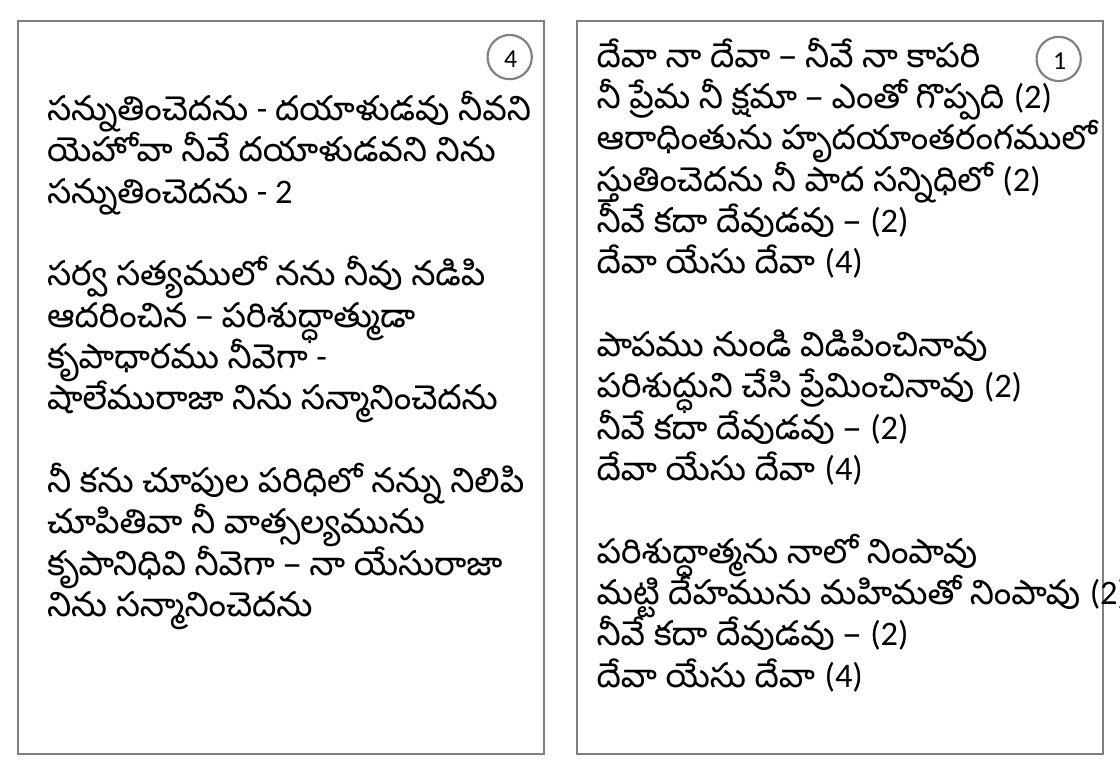
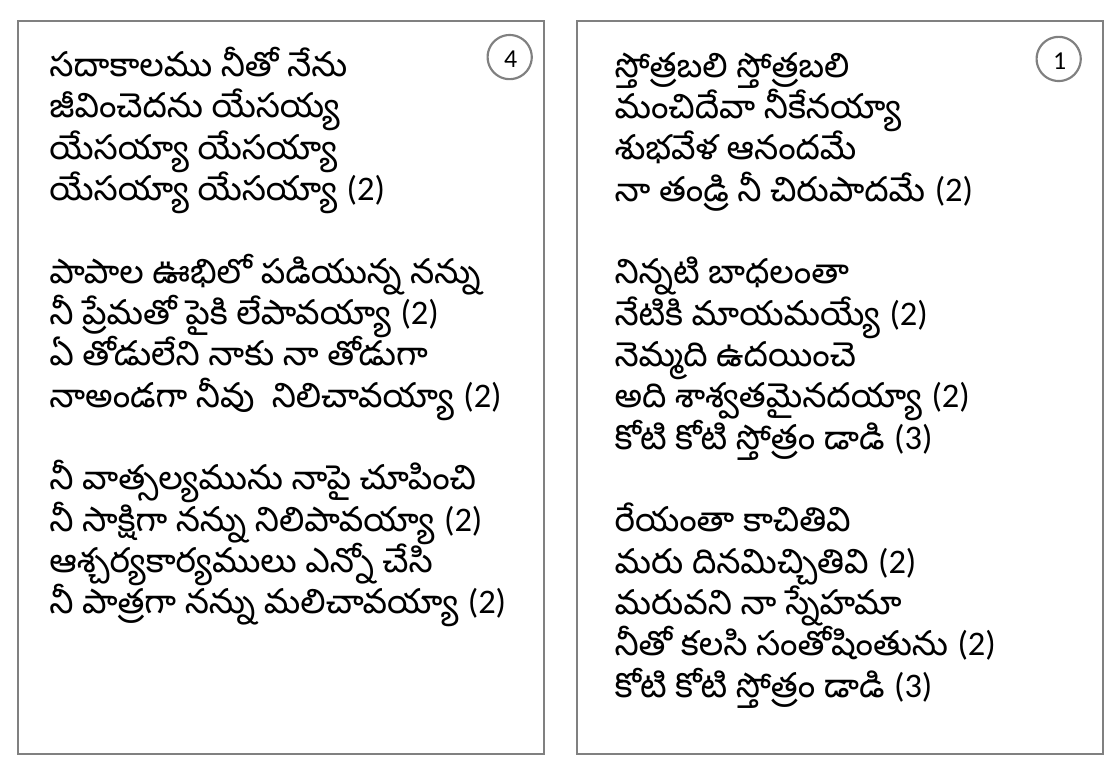
Before and after one commit to venu-webdev/songsDb, a slide deck: slide 1 of songsTemplate.pptx. Drawn at 1120x775 pixels with LibreOffice and Linux fonts; fonts in the diff are those of the drawing. Boxes give left, top, right and bottom in pixels: in the first picture for what was removed or moved away, otherwise in the second. Text is boxed around its words. In the diff, an @@ line names an element or a change of style, - is before the commit and + after.

```diff
--- a/songsTemplate.pptx
+++ b/songsTemplate.pptx
@@ text at (49,51,506,627): text changed @@
-సన్నుతించెదను - దయాళుడవు నీవని
-యెహోవా నీవే దయాళుడవని నిను సన్నుతించెదను - 2
-సర్వ సత్యములో నను నీవు నడిపి ఆదరించిన – పరిశుద్ధాత్ముడా
-కృపాధారము నీవెగా -
-షాలేమురాజా నిను సన్మానించెదను
-నీ కను చూపుల పరిధిలో నన్ను నిలిపి
-చూపితివా నీ వాత్సల్యమును
-కృపానిధివి నీవెగా – నా యేసురాజా
-నిను సన్మానించెదను
+సదాకాలము నీతో నేను
+జీవించెదను యేసయ్య
+యేసయ్యా యేసయ్యా
+యేసయ్యా యేసయ్యా (2)
+పాపాల ఊభిలో పడియున్న నన్ను
+నీ ప్రేమతో పైకి లేపావయ్యా (2)
+ఏ తోడులేని నాకు నా తోడుగా
+నాఅండగా నీవు నిలిచావయ్యా (2)
+నీ వాత్సల్యమును నాపై చూపించి
+నీ సాక్షిగా నన్ను నిలిపావయ్యా (2)
+ఆశ్చర్యకార్యములు ఎన్నో చేసి
+నీ పాత్రగా నన్ను మలిచావయ్యా (2)
@@ text at (615,52,996,708): text changed @@
-దేవా నా దేవా – నీవే నా కాపరి
-నీ ప్రేమ నీ క్షమా – ఎంతో గొప్పది (2)
-ఆరాధింతును హృదయాంతరంగములో
-స్తుతించెదను నీ పాద సన్నిధిలో (2)
-నీవే కదా దేవుడవు – (2)
-దేవా యేసు దేవా (4)
-పాపము నుండి విడిపించినావు
-పరిశుద్ధుని చేసి ప్రేమించినావు (2)
-నీవే కదా దేవుడవు – (2)
-దేవా యేసు దేవా (4)
-పరిశుద్ధాత్మను నాలో నింపావు
-మట్టి దేహమును మహిమతో నింపావు (2)
-నీవే కదా దేవుడవు – (2)
-దేవా యేసు దేవా (4)
+స్తోత్రబలి స్తోత్రబలి
+మంచిదేవా నీకేనయ్యా
+శుభవేళ ఆనందమే
+నా తండ్రి నీ చిరుపాదమే (2)
+నిన్నటి బాధలంతా
+నేటికి మాయమయ్యే (2)
+నెమ్మది ఉదయించె
+అది శాశ్వతమైనదయ్యా (2)
+కోటి కోటి స్తోత్రం డాడి (3)
+రేయంతా కాచితివి
+మరు దినమిచ్చితివి (2)
+మరువని నా స్నేహమా
+నీతో కలసి సంతోషింతును (2)
+కోటి కోటి స్తోత్రం డాడి (3)
```
Also in this commit, not shown: 1 other slide changed, 4 other files.
